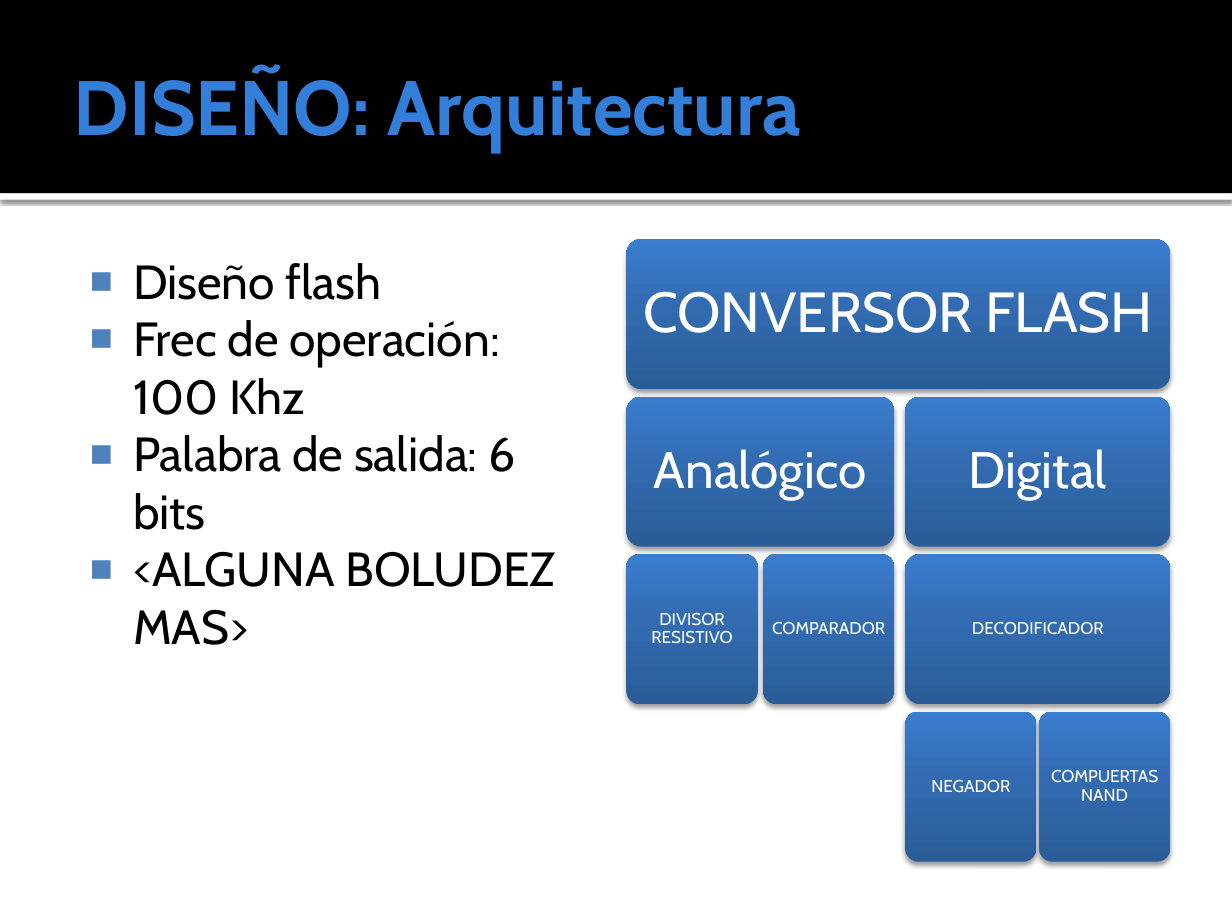
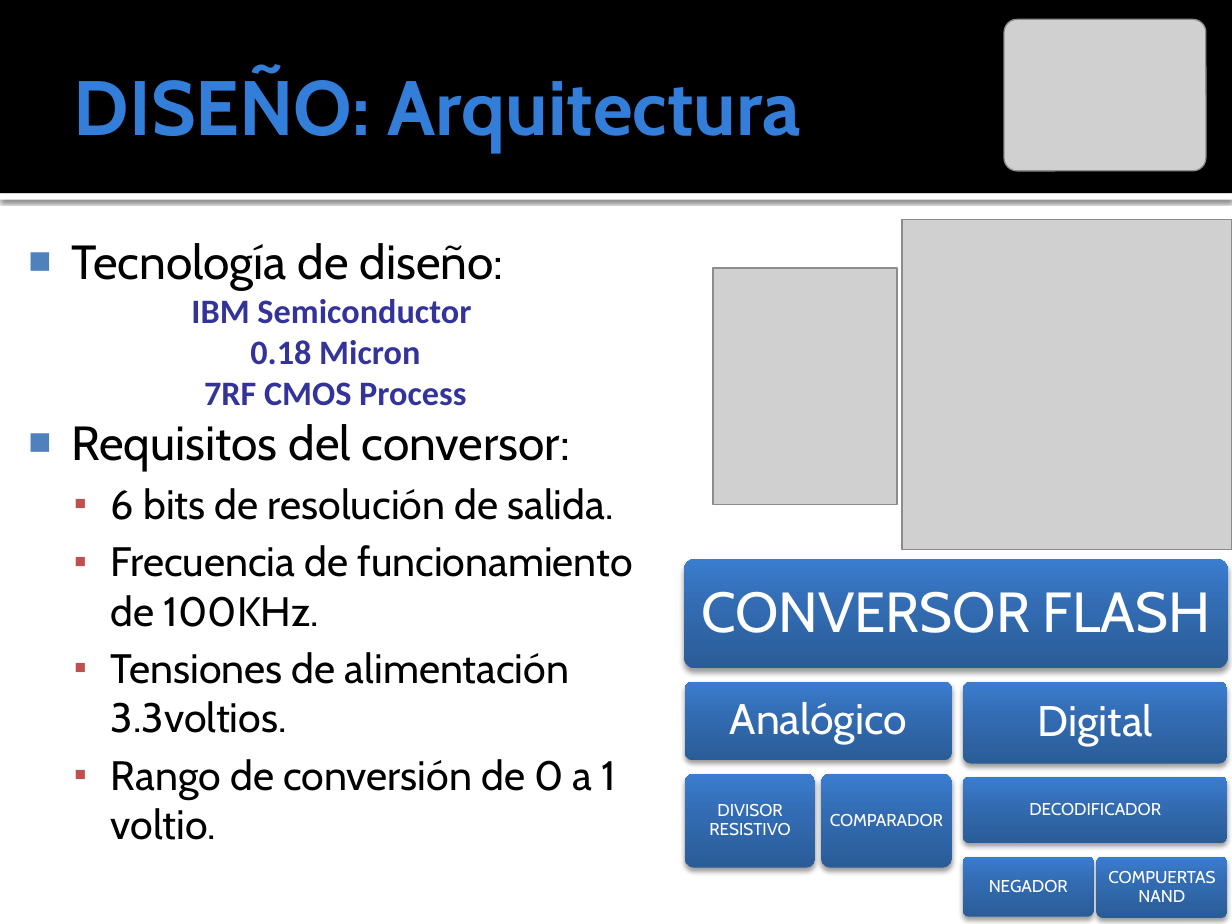
Before and after one commit to ginotkj/fiocs, a slide deck: slide 9 of Documentation/Documentacion/PRESENTACION_FABRI.pptx. Drawn at 1232x924 pixels with LibreOffice and Linux fonts; fonts in the diff are those of the drawing; grey boxes stand for pictures. Boxes give left, top, right and bottom in pixels: in the first picture for what was removed or moved away, otherwise in the second. Text is boxed around its words. In the diff, an @@ line names an element or a change of style, - is before the commit and + after.

```diff
--- a/Documentation/Documentacion/PRESENTACION_FABRI.pptx
+++ b/Documentation/Documentacion/PRESENTACION_FABRI.pptx
@@ picture added at (1004, 20, 1206, 171) @@
@@ picture added at (902, 219, 1232, 549) @@
@@ text at (71, 243, 633, 840): text changed; size 28 to 24 pt @@
-■ Diseño flash
-■ Frec de operación: 100 Khz
-■ Palabra de salida: 6 bits
-■ <ALGUNA BOLUDEZ MAS>
+■ Tecnología de diseño:
+IBM Semiconductor
+0.18 Micron
+7RF CMOS Process
+■ Requisitos del conversor:
+  ▪ 6 bits de resolución de salida.
+  ▪ Frecuencia de funcionamiento de 100KHz.
+  ▪ Tensiones de alimentación 3.3voltios.
+  ▪ Rango de conversión de 0 a 1 voltio.
@@ picture added at (713, 269, 897, 505) @@
@@ rounded rectangle removed at (626, 397, 893, 547) @@
@@ rounded rectangle removed at (906, 397, 1170, 547) @@
@@ rounded rectangle removed at (626, 554, 756, 705) @@
@@ text "CONVERSOR FLASH": place and size @@
-text "CONVERSOR FLASH" at (644, 291, 1153, 333)
+text "CONVERSOR FLASH" at (701, 591, 1211, 633)
@@ rounded rectangle: place and size @@
-rounded rectangle at (626, 239, 1169, 389)
+rounded rectangle at (684, 559, 1227, 669)
@@ text "Analógico": place and size @@
-text "Analógico" at (654, 449, 867, 499)
+text "Analógico" at (730, 702, 907, 745)
@@ text "Analógico" at (730, 702, 907, 745): size 30 to 25 pt; less space between paragraphs @@
@@ rounded rectangle: place and size @@
-rounded rectangle at (763, 554, 893, 705)
+rounded rectangle at (685, 681, 952, 760)
@@ text "Digital" at (1038, 704, 1153, 746): size 30 to 25 pt; less space between paragraphs @@
@@ text "Digital": place and size @@
-text "Digital" at (969, 449, 1107, 499)
+text "Digital" at (1038, 704, 1153, 746)
@@ rounded rectangle: place and size @@
-rounded rectangle at (906, 554, 1170, 705)
+rounded rectangle at (963, 681, 1228, 763)
@@ text "DIVISOR RESISTIVO": place and size @@
-text "DIVISOR RESISTIVO" at (651, 613, 732, 644)
+text "DIVISOR RESISTIVO" at (709, 804, 790, 835)
@@ rounded rectangle added at (685, 774, 816, 867), fill gradient #2A5C97 to #326CB2 to #3A7ED0 @@
@@ text "COMPARADOR": place and size @@
-text "COMPARADOR" at (772, 622, 885, 634)
+text "COMPARADOR" at (830, 814, 943, 826)
@@ rounded rectangle: place and size @@
-rounded rectangle at (906, 712, 1036, 862)
+rounded rectangle at (821, 774, 951, 867)
@@ text "DECODIFICADOR": place and size @@
-text "DECODIFICADOR" at (972, 622, 1104, 634)
+text "DECODIFICADOR" at (1029, 802, 1161, 815)
@@ rounded rectangle: place and size @@
-rounded rectangle at (1039, 712, 1169, 862)
+rounded rectangle at (963, 777, 1228, 844)
@@ text "NEGADOR": place and size @@
-text "NEGADOR" at (931, 780, 1010, 792)
+text "NEGADOR" at (989, 880, 1068, 892)
@@ rounded rectangle added at (963, 856, 1094, 917), fill gradient #2A5C97 to #326CB2 to #3A7ED0 @@
@@ text "COMPUERTAS NAND": place and size @@
-text "COMPUERTAS NAND" at (1051, 770, 1158, 801)
+text "COMPUERTAS NAND" at (1108, 871, 1215, 902)
@@ rounded rectangle added at (1096, 856, 1227, 918), fill gradient #2A5C97 to #326CB2 to #3A7ED0 @@
```
Also in this commit, not shown: 6 other slides changed, 1 slide added, 6 slides removed, 1 other file.
